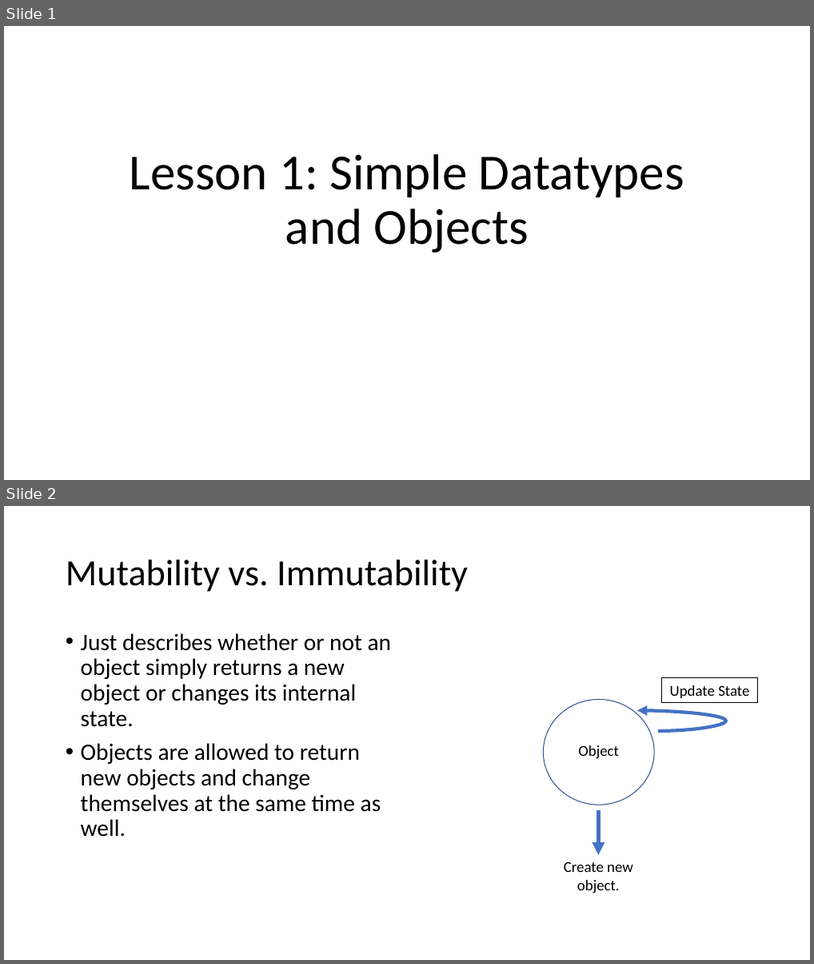
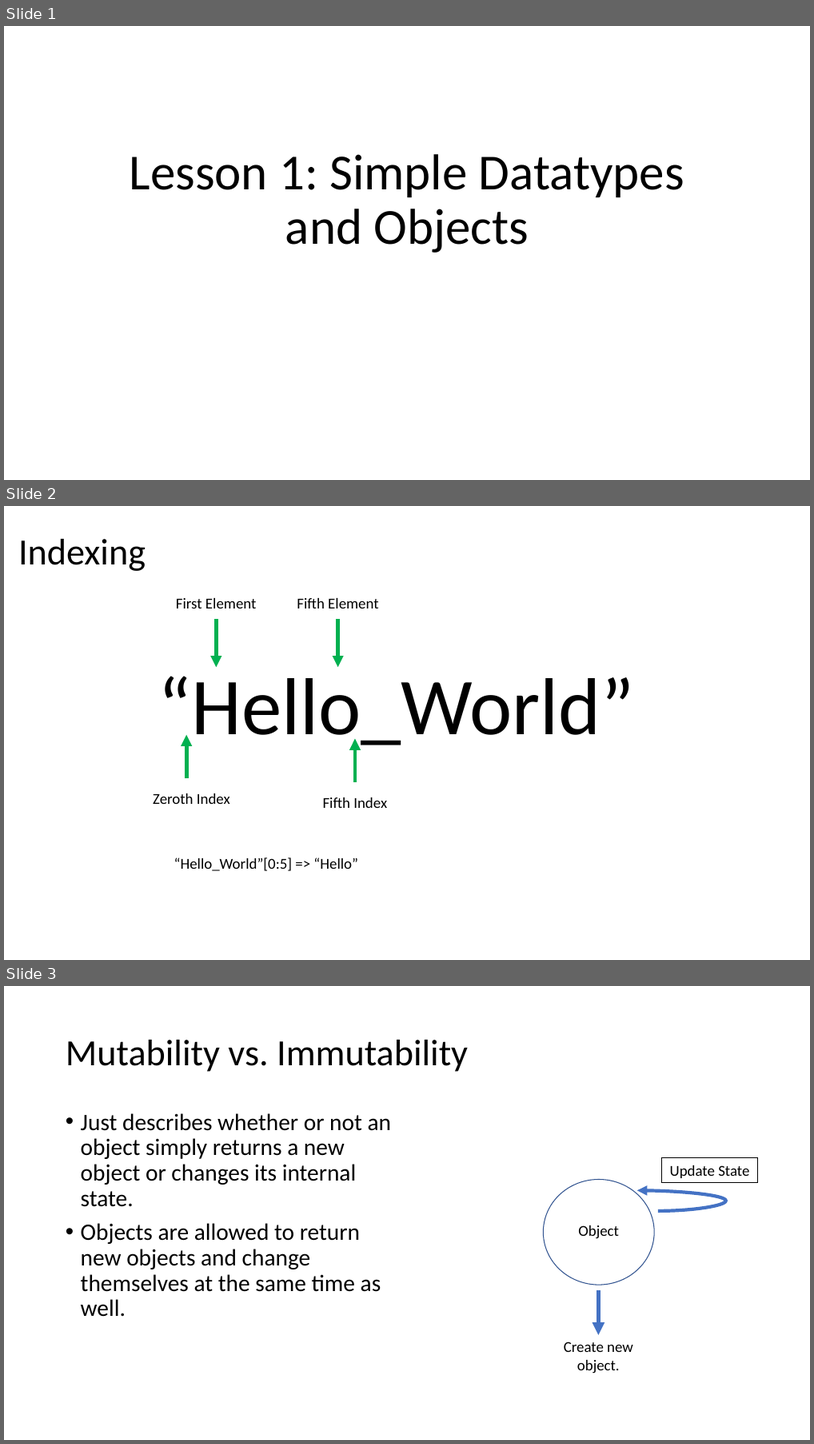
Before and after one commit to erikgaas/VHLAB_Python_Course, a slide deck: ppts/Lesson 1.pptx. Shown one above the other, each under a label of ours: slides 1 and 2 before the commit, slides 1, 2 and 3 after it. The pictures are 814x964 and 814x1444 pixels, drawn with LibreOffice and Linux fonts; fonts in the diff are those of the drawing. Boxes give left, top, right and bottom in pixels: in the first picture for what was removed or moved away, otherwise in the second. Text is boxed around its words. In the diff, an @@ line names an element or a change of style, - is before the commit and + after.

```diff
--- a/ppts/Lesson 1.pptx
+++ b/ppts/Lesson 1.pptx
@@ slide 2 added at (4,506,810,960), background #FFFFFF @@
@@ title added at (18,539,146,571), 44 pt, text #000000 @@
+Indexing
@@ text added at (176,598,257,608), 18 pt, text #000000 @@
+First Element
@@ text added at (297,598,379,608), 18 pt, text #000000 @@
+Fifth Element
@@ arrow added from (216, 619) to (216, 667), #00B050 4.5 pt @@
@@ arrow added from (338, 619) to (338, 667), #00B050 4.5 pt @@
@@ text added at (158,676,634,752), 96 pt, text #000000 @@
+“Hello_World”
@@ arrow added from (186, 778) to (186, 735), #00B050 4.5 pt @@
@@ arrow added from (355, 783) to (355, 738), #00B050 4.5 pt @@
@@ text added at (153,793,230,804), 18 pt, text #000000 @@
+Zeroth Index
@@ text added at (323,797,387,808), 18 pt, text #000000 @@
+Fifth Index
@@ text added at (174,857,358,871), 18 pt, text #000000 @@
+“Hello_World”[0:5] => “Hello”
@@ what was slide 2 is now slide 3 @@
```
Also in this commit, not shown: 3 other files.
